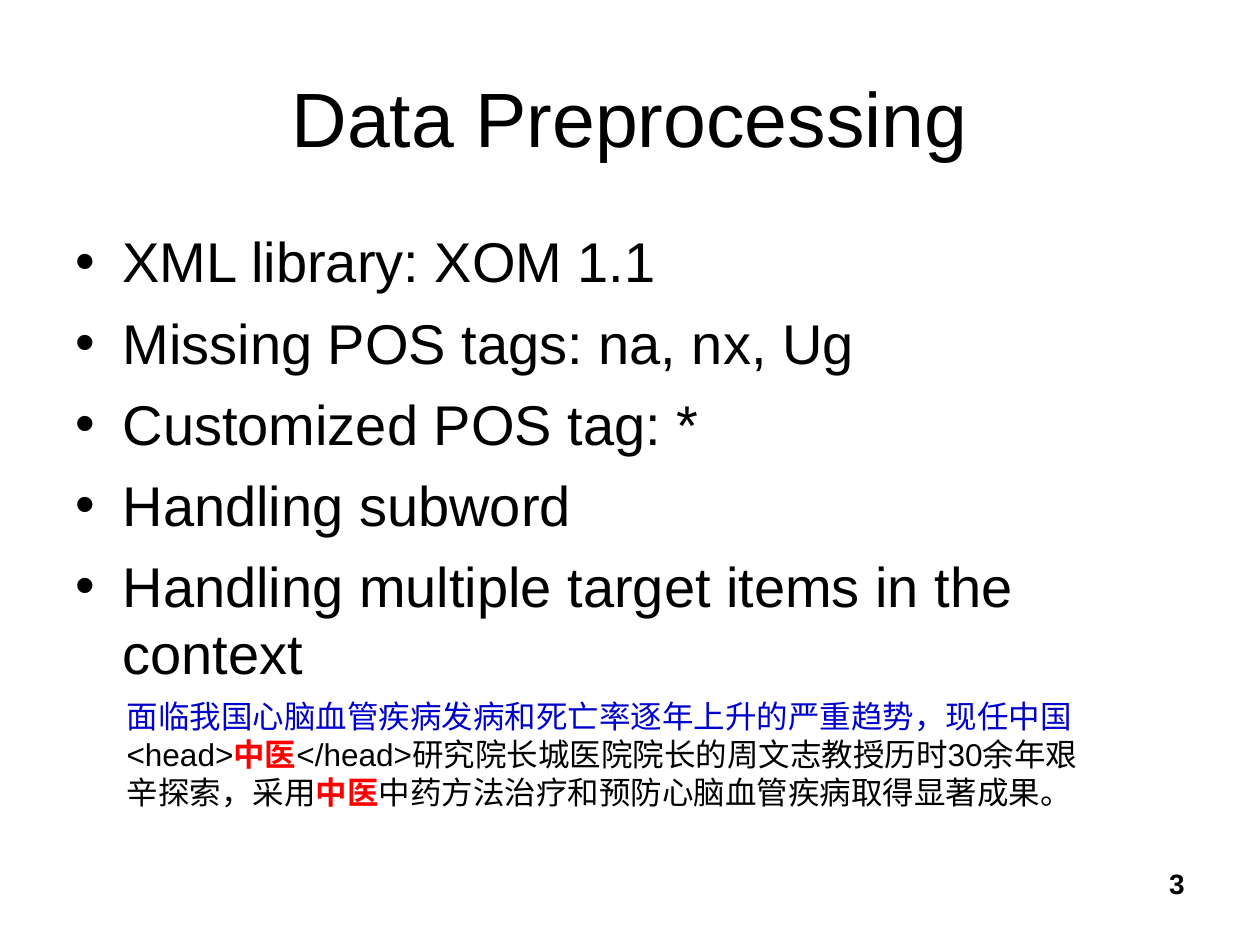
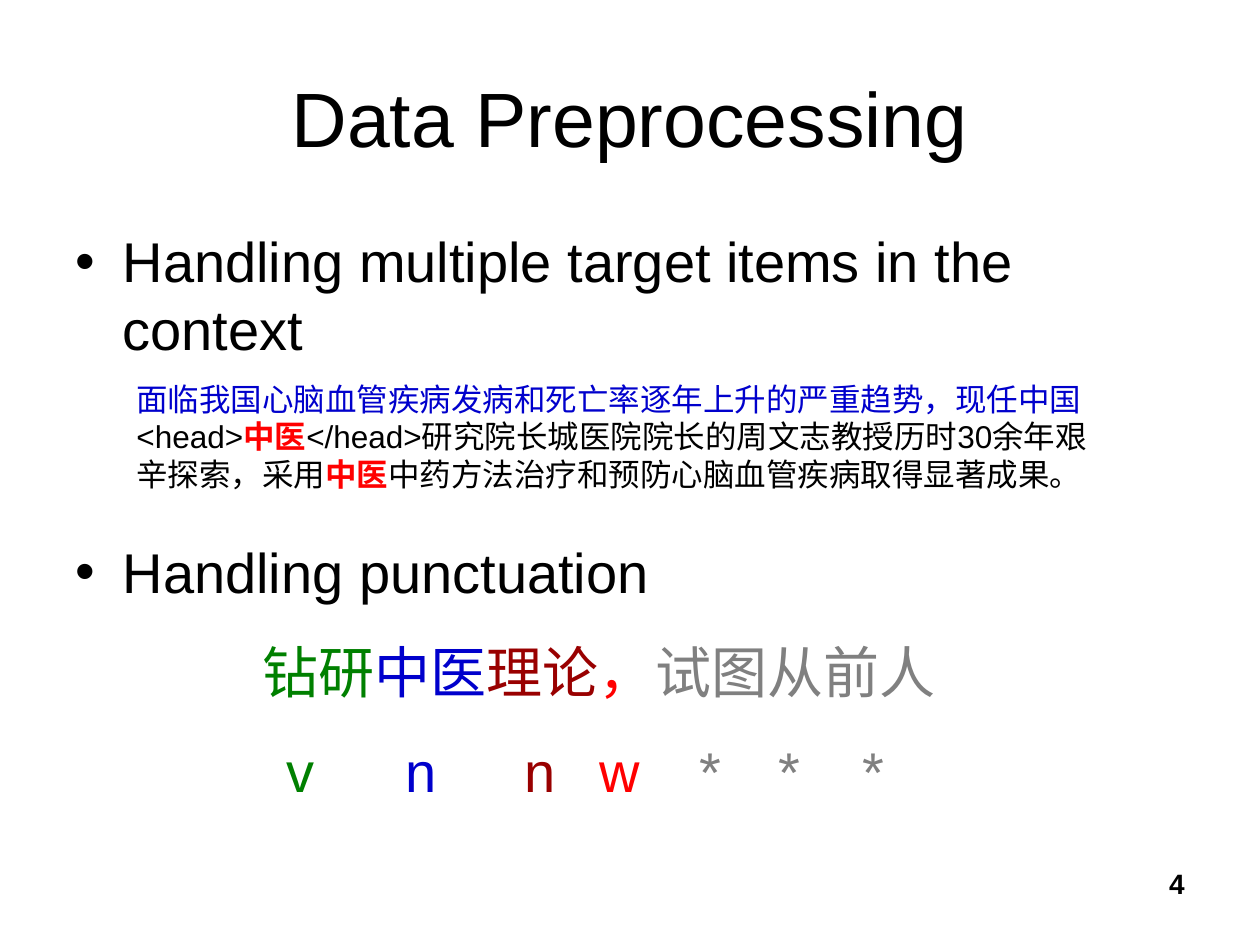
Before and after one commit to tallshort/nlpcourse, a slide deck: slide 4 of reports/NLP Project 1.ppt (slide 3 before the commit). Drawn at 1260x945 pixels with LibreOffice and Linux fonts; fonts in the diff are those of the drawing. Boxes give left, top, right and bottom in pixels: in the first picture for what was removed or moved away, otherwise in the second. Text is boxed around its words. In the diff, an @@ line names an element or a change of style, - is before the commit and + after.

```diff
--- a/reports/NLP Project 1.ppt
+++ b/reports/NLP Project 1.ppt
@@ text at <box>123,241,854,537</box>: paragraphs removed @@
-• XML library: XOM 1.1
-• Missing POS tags: na, nx, Ug
-• Customized POS tag: *
-• Handling subword
@@ text "面临我国心脑血管疾病发病和死亡率逐年上升的严重趋势，现任中国<head>中医</head>研究院长城医院院长的周文志教授 ...": place and size @@
-text "面临我国心脑血管疾病发病和死亡率逐年上升的严重趋势，现任中国<head>中医</head>研究院长城医院院长的周文志教授 ..." at <box>127,701,1078,807</box>
+text "面临我国心脑血管疾病发病和死亡率逐年上升的严重趋势，现任中国<head>中医</head>研究院长城医院院长的周文志教授 ..." at <box>136,384,1087,489</box>
@@ text at <box>123,552,648,604</box>: paragraph added @@
+• Handling punctuation
@@ group added at <box>262,646,935,811</box>: 8 texts @@
+钻研中医理论，试图从前人
+v
+n
+n
+w
+*
+*
+*
@@ page number at <box>1169,874,1185,894</box>: text changed @@
-3
+4
```
Also in this commit, not shown: 4 other slides changed, 8 slides added, 1 slide removed.
